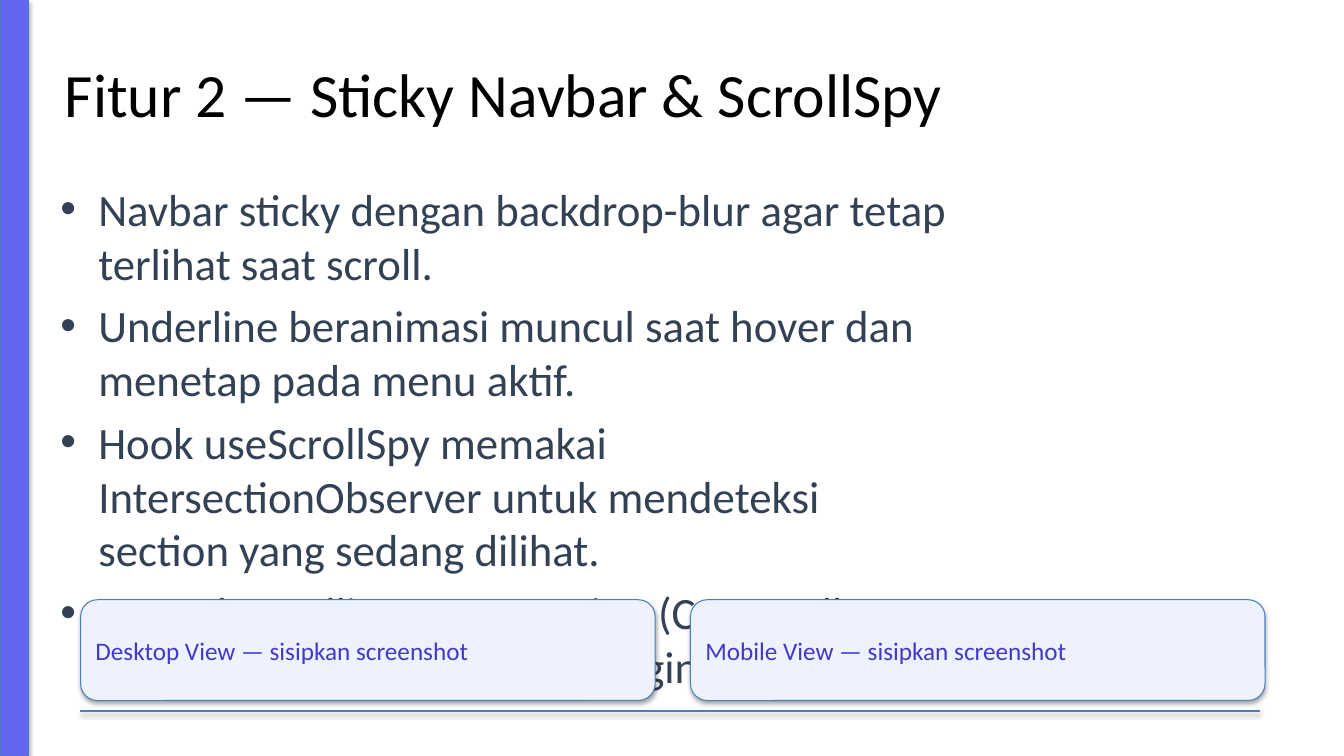
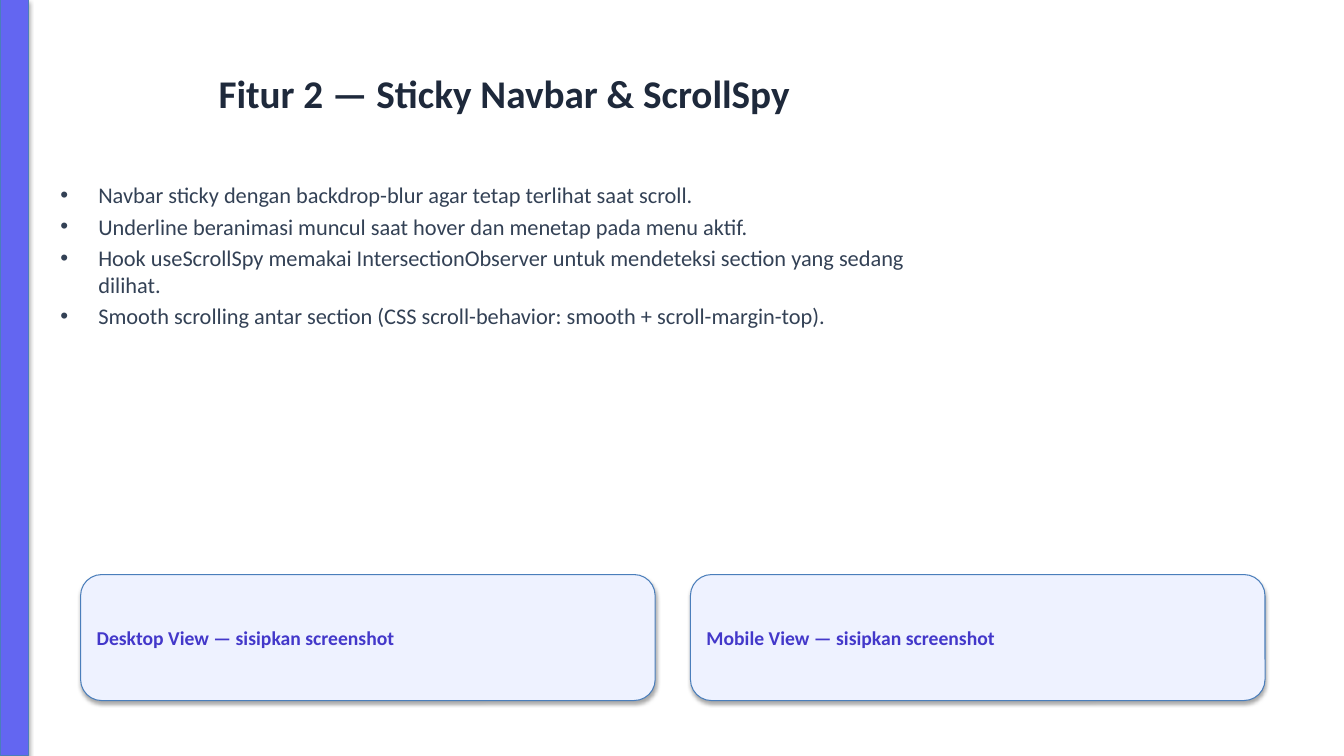
Before and after one commit to davidmuhamad97-ops/my_personalweb, a slide deck: slide 3 of presentation/Code-Challenge-2-Presentasi.pptx. Drawn at 1344x756 pixels with LibreOffice and Linux fonts; fonts in the diff are those of the drawing. Boxes give left, top, right and bottom in pixels: in the first picture for what was removed or moved away, otherwise in the second. Text is boxed around its words. In the diff, an @@ line names an element or a change of style, - is before the commit and + after.

Commit message:
docs: fix deck fonts/sizes and enlarge PageSpeed screenshot placeholders

```diff
--- a/presentation/Code-Challenge-2-Presentasi.pptx
+++ b/presentation/Code-Challenge-2-Presentasi.pptx
@@ title "Fitur 2 — Sticky Navbar ..." at <box>219,80,789,114</box>: size 44 to 28 pt, text colour #000000 to #1E293B, bold on @@
@@ text "Navbar sticky dengan backdrop-blur agar ..." at <box>98,187,903,328</box>: size 32 to 16 pt; less space between paragraphs @@
@@ rounded rectangle "Desktop View — sisipkan screenshot": place and size @@
-rounded rectangle "Desktop View — sisipkan screenshot" at <box>81,600,655,701</box>
+rounded rectangle "Desktop View — sisipkan screenshot" at <box>81,575,655,701</box>
@@ rounded rectangle "Desktop View — sisipkan screenshot" at <box>81,575,655,701</box>: size 18 to 14 pt, bold on @@
@@ rounded rectangle "Mobile View — sisipkan screenshot" at <box>691,575,1265,701</box>: size 18 to 14 pt, bold on @@
@@ rounded rectangle "Mobile View — sisipkan screenshot": place and size @@
-rounded rectangle "Mobile View — sisipkan screenshot" at <box>691,600,1265,701</box>
+rounded rectangle "Mobile View — sisipkan screenshot" at <box>691,575,1265,701</box>
@@ rectangle removed at <box>81,711,1260,712</box> @@
```
Also in this commit, not shown: 8 other slides changed, 1 other file.
